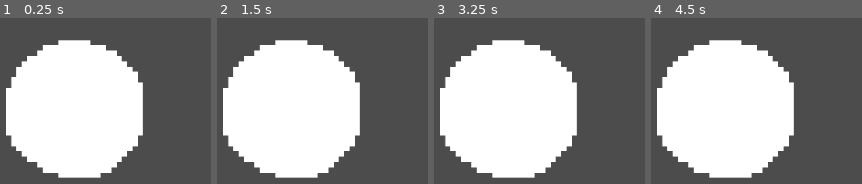
Above: before the commit, frames 1-4 (left to right).
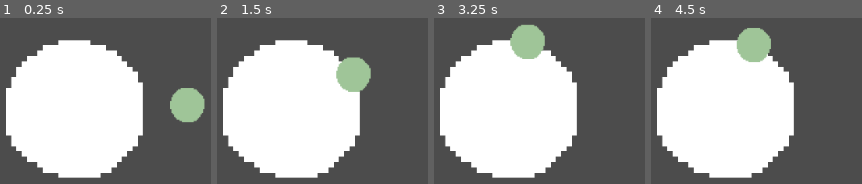
Above: after the commit, the same moments.

Repository: zrock-dev/la_fosa
Game: Godot game, scene res://assets/dog/joystick.tscn
Two runs of this game, one before a commit and one after it. Both use one fixed random seed, a clock stepped at 60 frames per second and the inputs below.
Inputs (mouse positions are in pixels of both pictures, inside the frame that each line leads up to):
- Up to frame 1 (0.25 s): no input
- Up to frame 2 (1.5 s): tap Enter at 0.5 s; move the mouse to (outside the picture) at 0.52 s; click (outside the picture) at 0.67 s; tap Space at 1.25 s; drag from (outside the picture) to (outside the picture) at 1.27 s
- Up to frame 3 (3.25 s): move the mouse to (outside the picture) at 2.02 s; click (outside the picture) at 2.17 s; tap Enter at 2.75 s; drag from (outside the picture) to (outside the picture) at 2.77 s
- Up to frame 4 (4.5 s): move the mouse to (outside the picture) at 3.52 s; click (outside the picture) at 3.67 s; tap Space at 4.25 s; drag from (outside the picture) to (outside the picture) at 4.27 s

The runs differ from the first frame. In frame 1, 2.8% of the frame differs, in the area x 80-98%, y 42-63%; in frame 2, 2.8%, in the area x 56-73%, y 23-45%; in frame 3, 2.8%; in frame 4, 2.8%.

Commit message:
Fix bug inner_circle: - The inner circle will move to anywhere on the screen as long as you touch the touchscreen button first.

Diff:
--- a/assets/dog/joystick.tscn
+++ b/assets/dog/joystick.tscn
@@ -9,28 +9,37 @@
 signal move_signal
 var move_vector = Vector2(0,0)
 var joystick_active = false
+var limit = 90
 
 func _input(event):
-	if event is InputEventScreenTouch or event is InputEventScreenDrag:
+	if (event is InputEventScreenTouch and event.is_pressed()) or event is InputEventScreenDrag:
+		move_vector = calculate_move_vector(event.position)
+		joystick_active = true
+		limit_the_inner_circle(event.position)
+	if event is InputEventScreenTouch and not event.is_pressed():
+		joystick_active = false
 
-		if $TouchScreenButton.is_pressed():
-			move_vector = calculate_move_vector(event.position)
-			joystick_active = true
-			$InnerCircle.position = event.position
-			$InnerCircle.visible = true
-
-	if event is InputEventScreenTouch and event.pressed == false:
-			joystick_active = false
-			$InnerCircle.visible = false
+	$InnerCircle.visible = joystick_active
 
 func _physics_process(delta):
 	if joystick_active:
 		emit_signal(\"move_signal\", move_vector)
 
 func calculate_move_vector(event_position):
-	var texture_center = $TouchScreenButton.position + Vector2(90,90)
-	print(texture_center - event_position)
-	return (event_position - texture_center).normalized()
+	return (event_position - get_texture_center()).normalized()
+
+func limit_the_inner_circle(event_position):
+	var texture_center = get_texture_center()
+
+	if texture_center.distance_to(event_position) > limit:
+		var limit_vector = move_vector * limit
+		$InnerCircle.position = texture_center + limit_vector
+	else:
+		$InnerCircle.position = event_position
+
+func get_texture_center():
+	var radius = Vector2(limit, limit)
+	return $TouchScreenButton.position + radius
 "
 
 [sub_resource type="CircleShape2D" id=2]
@@ -47,8 +56,7 @@
 shape = SubResource( 2 )
 
 [node name="InnerCircle" type="Sprite" parent="."]
-visible = false
-position = Vector2( 241, 424 )
+position = Vector2( 273, 486 )
 scale = Vector2( 0.488889, 0.488889 )
 z_index = 2
 texture = ExtResource( 2 )
